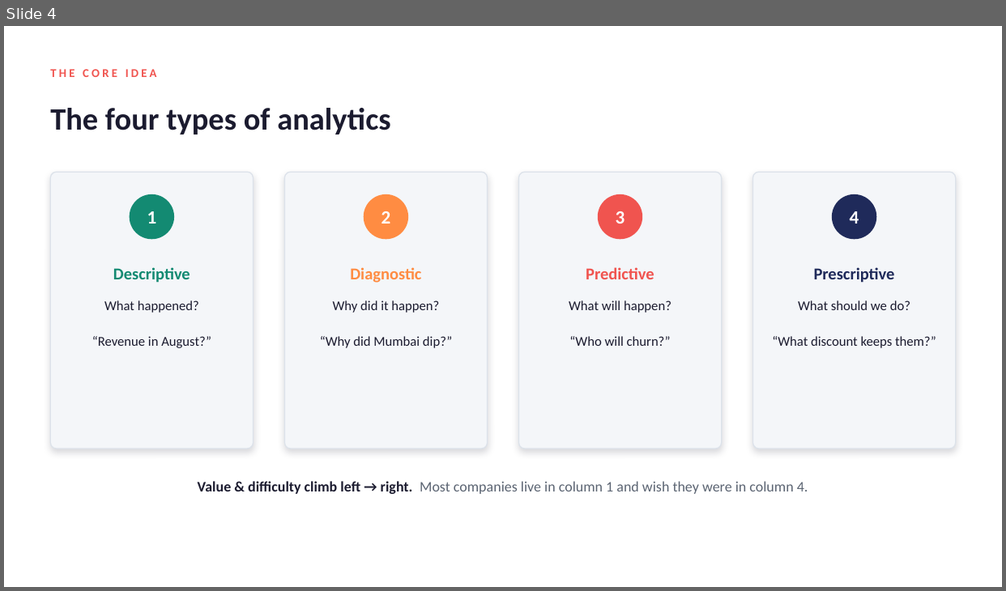
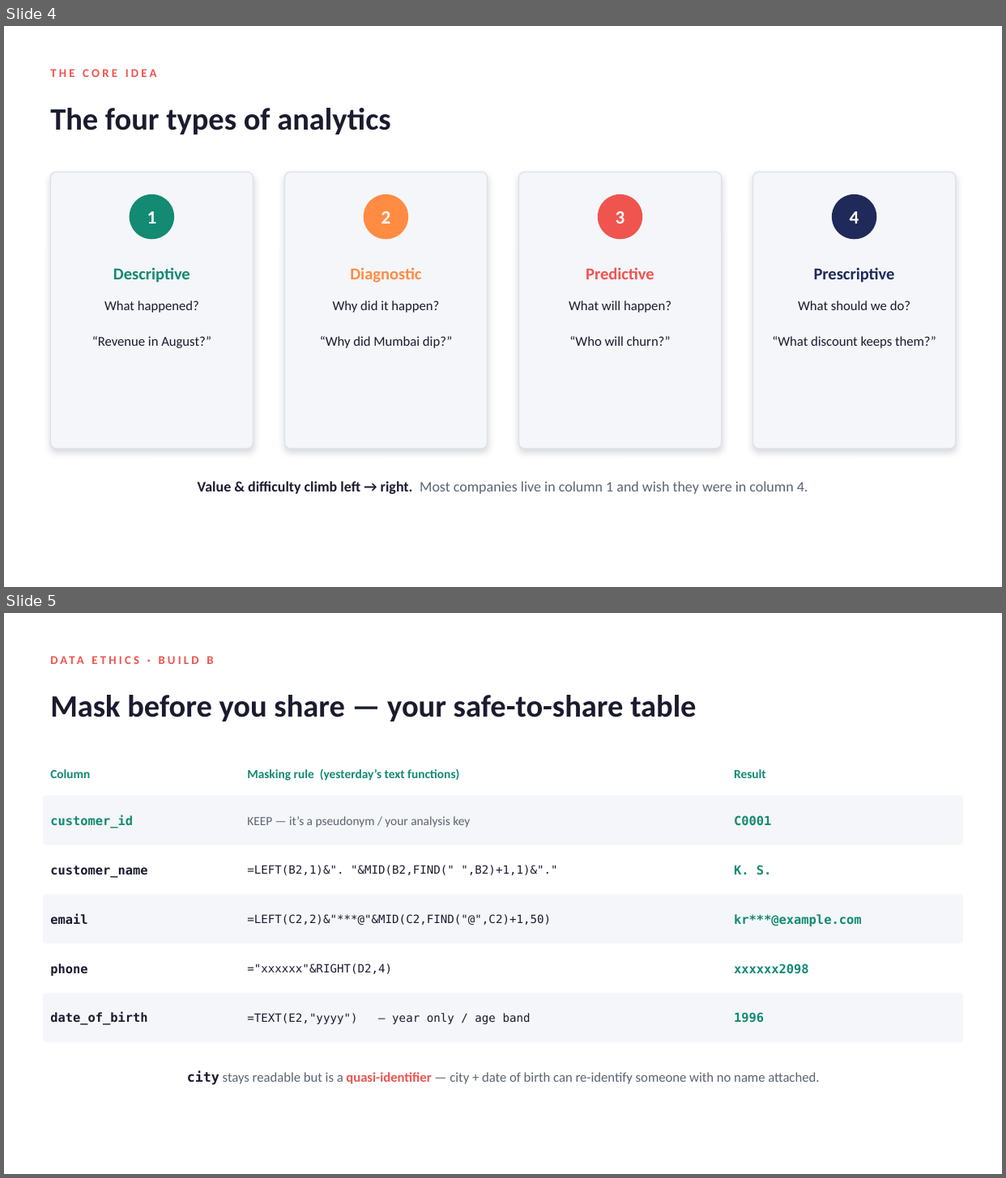
Before and after one commit to Abhinav1296/teaching, a slide deck: Day_02_Analytics_Types_and_Ethics/Day_02_deck.pptx. Shown one above the other, each under a label of ours: slide 4 before the commit, slides 4 and 5 after it. The pictures are 1006x591 and 1006x1178 pixels, drawn with LibreOffice and Linux fonts; fonts in the diff are those of the drawing. Boxes give left, top, right and bottom in pixels: in the first picture for what was removed or moved away, otherwise in the second. Text is boxed around its words. In the diff, an @@ line names an element or a change of style, - is before the commit and + after.

Commit message:
Day 2: deepen to 6-hour single-batch (15 Qs, masking lab, DPDP, ethics desk)

```diff
--- a/Day_02_Analytics_Types_and_Ethics/Day_02_deck.pptx
+++ b/Day_02_Analytics_Types_and_Ethics/Day_02_deck.pptx
@@ slide 5 added at (4, 613, 1002, 1174), background #FFFFFF @@
@@ text added at (159, 656, 165, 664), 11.5 pt, text #F0544F, bold @@
+DATA ETHICS · BUILD B
@@ text added at (50, 695, 696, 722), 30 pt, text #1B1B2F, bold @@
+Mask before you share — your safe-to-share table
@@ text added at (50, 769, 90, 778), 12 pt, text #138A72, bold @@
+Column
@@ text added at (247, 769, 459, 781), 12 pt, text #138A72, bold @@
+Masking rule (yesterday’s text functions)
@@ text added at (734, 769, 766, 778), 12 pt, text #138A72, bold @@
+Result
@@ rounded rectangle added at (43, 796, 963, 845), fill #F4F6F9 @@
@@ text added at (50, 815, 133, 828), 12 pt, text #138A72, bold @@
+customer_id
@@ text added at (247, 816, 470, 828), 12 pt, text #5B6472 @@
+KEEP — it’s a pseudonym / your analysis key
@@ text added at (734, 815, 771, 826), 12 pt, text #138A72, bold @@
+C0001
@@ text added at (50, 866, 147, 878), 12 pt, text #1B1B2F, bold @@
+customer_name
@@ text added at (247, 865, 557, 875), 11 pt, text #1B1B2F @@
+=LEFT(B2,1)&". "&MID(B2,FIND(" ",B2)+1,1)&"."
@@ text added at (734, 865, 772, 875), 12 pt, text #138A72, bold @@
+K. S.
@@ rounded rectangle added at (43, 895, 963, 944), fill #F4F6F9 @@
@@ text added at (50, 914, 87, 925), 12 pt, text #1B1B2F, bold @@
+email
@@ text added at (247, 914, 551, 925), 11 pt, text #1B1B2F @@
+=LEFT(C2,2)&"***@"&MID(C2,FIND("@",C2)+1,50)
@@ text added at (734, 914, 861, 927), 12 pt, text #138A72, bold @@
+kr***@example.com
@@ text added at (50, 964, 87, 977), 12 pt, text #1B1B2F, bold @@
+phone
@@ text added at (247, 964, 392, 974), 11 pt, text #1B1B2F @@
+="xxxxxx"&RIGHT(D2,4)
@@ text added at (734, 964, 809, 974), 12 pt, text #138A72, bold @@
+xxxxxx2098
@@ rounded rectangle added at (43, 994, 963, 1043), fill #F4F6F9 @@
@@ text added at (50, 1012, 147, 1025), 12 pt, text #1B1B2F, bold @@
+date_of_birth
@@ text added at (247, 1013, 530, 1024), 11 pt, text #1B1B2F @@
+=TEXT(E2,"yyyy") — year only / age band
@@ text added at (734, 1012, 764, 1023), 12 pt, text #138A72, bold @@
+1996
@@ text added at (187, 1071, 819, 1085), 13 pt, text #5B6472 @@
+city stays readable but is a quasi-identifier — city + date of birth can re-identify someone with no name attached.
```
Also in this commit, not shown: 7 slides changed, 2 other slides added, 2 slides removed, 3 other files.
